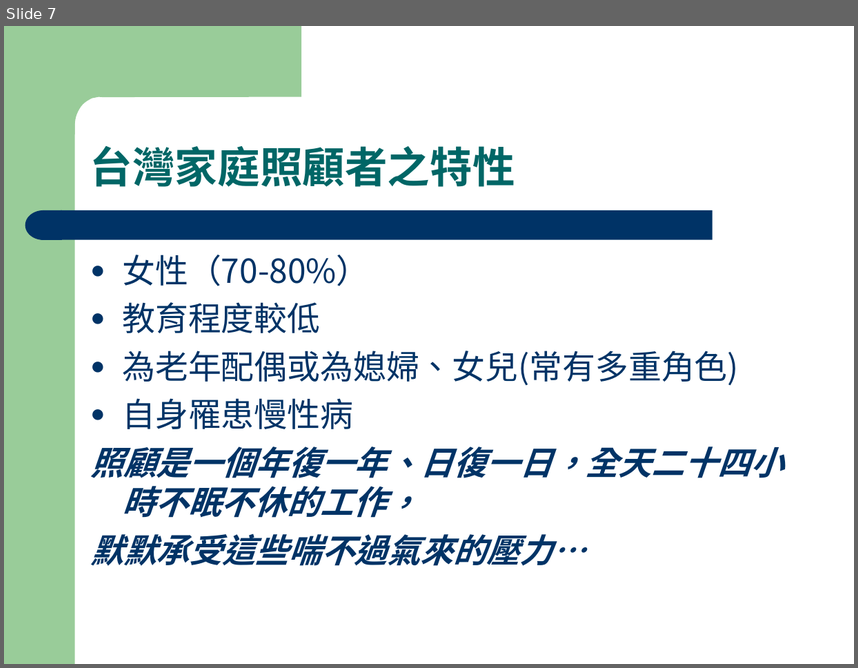
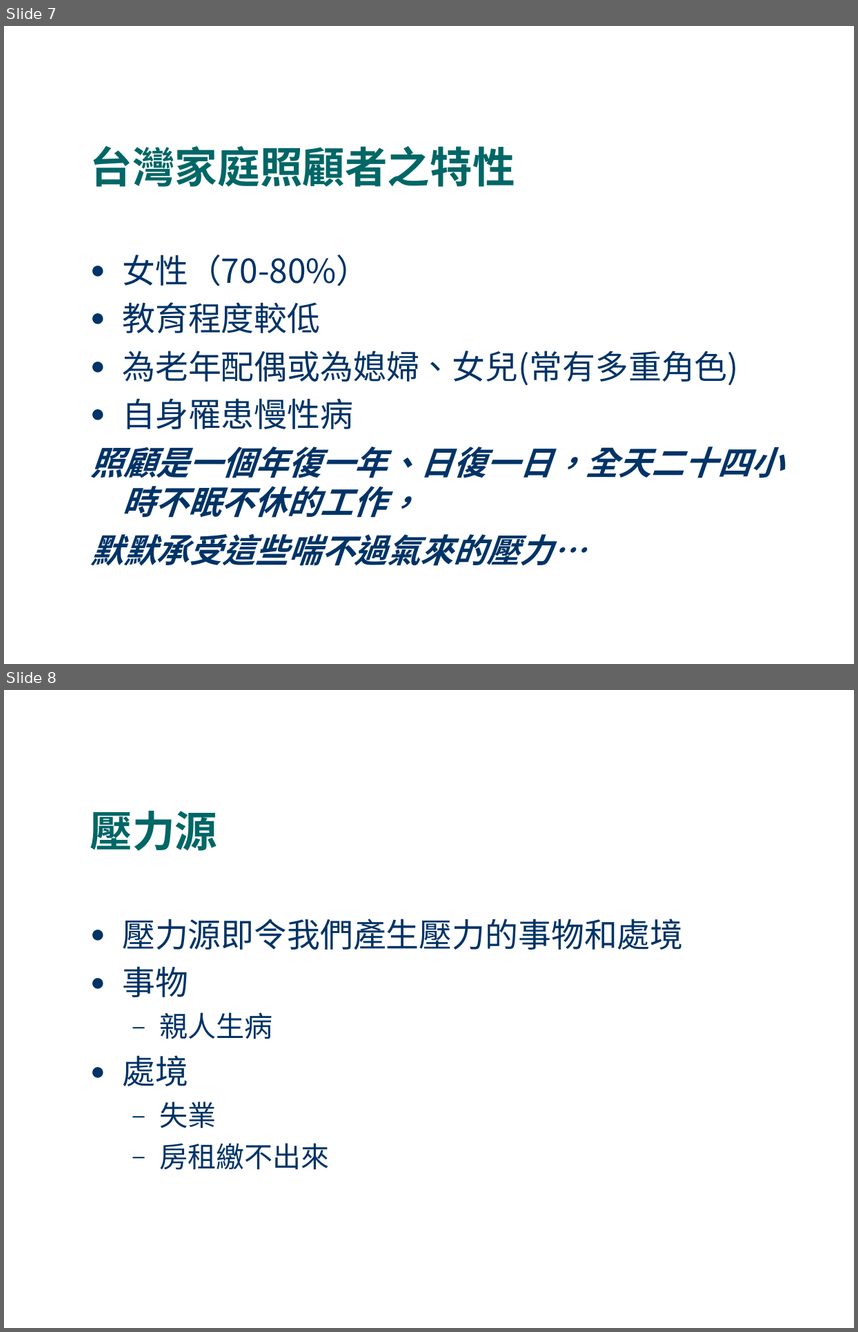
Before and after one commit to fhopecc/stxt, a slide deck: doc/tutorial/home_care.odp. Shown one above the other, each under a label of ours: slide 7 before the commit, slides 7 and 8 after it. The pictures are 858x668 and 858x1332 pixels, drawn with LibreOffice and Linux fonts; fonts in the diff are those of the drawing. Boxes give left, top, right and bottom in pixels: in the first picture for what was removed or moved away, otherwise in the second. Text is boxed around its words. In the diff, an @@ line names an element or a change of style, - is before the commit and + after.

```diff
--- a/doc/tutorial/home_care.odp
+++ b/doc/tutorial/home_care.odp
@@ slide 8 added at (4,690,854,1328), background #FFFFFF @@
@@ title added at (90,810,218,851), 36 pt, text #006666, bold @@
+壓力源
@@ text added at (122,918,683,1170), 28 pt, text #003366 @@
+● 壓力源即令我們產生壓力的事物和處境
+● 事物
+  – 親人生病
+● 處境
+  – 失業
+  – 房租繳不出來
@@ slide 7 changed as well @@
@@ group removed at (4,26,713,664): 1 rectangle, 1 freeform shape, 1 rounded rectangle, 1 flow chart delay @@
```
Also in this commit, not shown: 24 other slides changed, 3 other slides added, 3 other files.
